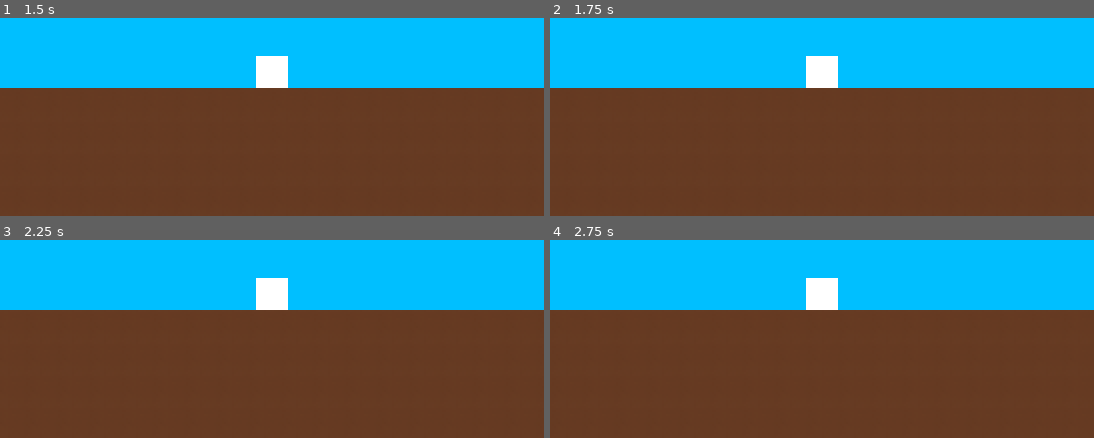
Above: before the commit, frames 1-4 (two rows, left to right).
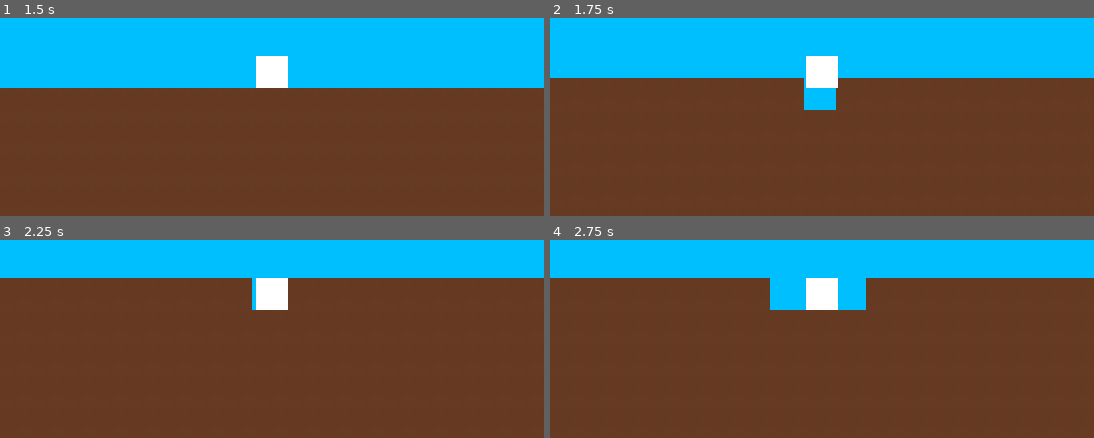
Above: after the commit, the same moments.

Repository: NxtCreator/Entrenched
Game: Godot game, scene res://scenes/main.tscn
The game is run twice, just before and just after one commit, with the same random seed, the same clock (stepped at 60 frames per second) and the same inputs.
Inputs (mouse positions are in pixels of both pictures, inside the frame that each line leads up to):
- Up to frame 1 (1.5 s): tap Enter at 0.5 s; move the mouse to (391, 57) at 0.52 s; hold Right (ui_right) 0.53-1.28 s; tap Alt at 0.6 s; click (391, 57) at 0.67 s; tap Space at 1.25 s; move the mouse to (163, 87) at 1.27 s; hold Down (ui_down) from 1.28 s (still down); tap Shift at 1.35 s
- Up to frame 2 (1.75 s): keep holding Down (ui_down)
- Up to frame 3 (2.25 s): move the mouse to (outside the picture) at 2.02 s; release Down (ui_down) at 2.03 s; hold Right (ui_right) from 2.03 s (still down); tap Alt at 2.1 s
- Up to frame 4 (2.75 s): keep holding Right (ui_right)

Frame 1 is identical in both runs. In frame 2, 5.4% of the frame differs, in the area x 0-100%, y 30-47%; in frame 3, 15%, in the area x 0-100%, y 19-36%; in frame 4, 13%.

Commit message:
Add hold-to-dig in 4 directions with 0.3s drill delay

Diff:
--- a/scenes/main.tscn
+++ b/scenes/main.tscn
@@ -26,6 +26,7 @@
 [node name="Ground" type="TileMapLayer" parent="." unique_id=2004734401]
 tile_set = SubResource("TileSet_q2x4p")
 
-[node name="Player" parent="." unique_id=1271989903 instance=ExtResource("2_sugp2")]
+[node name="Player" parent="." unique_id=1271989903 node_paths=PackedStringArray("ground") instance=ExtResource("2_sugp2")]
 position = Vector2(320, -16)
 script = ExtResource("3_jyhfs")
+ground = NodePath("../Ground")
--- a/scripts/player.gd
+++ b/scripts/player.gd
@@ -5,8 +5,35 @@
 const  SPEED := 55.0
 const GRAVITY := 420.0
 const MAX_FALL := 260.0
+const DIG_TIME := 0.3
+
+var dig_time := 0.0
+var dig_cell := Vector2i.ZERO
+
+func _dig_dir() -> Vector2i:
+	if Input.is_action_pressed("ui_down"): return Vector2i.DOWN
+	if Input.is_action_pressed("ui_up"): return Vector2i.UP
+	if Input.is_action_pressed("ui_left"): return Vector2i.LEFT
+	if Input.is_action_pressed("ui_right"): return Vector2i.RIGHT
+	return Vector2i.ZERO
+
+func _dig(delta: float) -> void:
+	var direction := _dig_dir()
+	var cell := ground.local_to_map(ground.to_local(global_position)) + direction
+	if direction == Vector2i.ZERO or ground.get_cell_source_id(cell) != 0:
+		dig_time = 0.0
+		return
+	if cell != dig_cell:
+		dig_cell = cell
+		dig_time = 0.0
+	dig_time += delta
+	if dig_time >= DIG_TIME:
+		ground.erase_cell(cell)
+		dig_time = 0.0
 
 func _physics_process(delta: float) -> void:
+	var dir := Input.get_axis("ui_left", "ui_right")
 	velocity.y  = min(velocity.y + GRAVITY * delta, MAX_FALL)
-	velocity.x = Input.get_axis("ui_left", "ui_right") * SPEED
+	velocity.x = dir * SPEED
 	move_and_slide()
+	_dig(delta)
